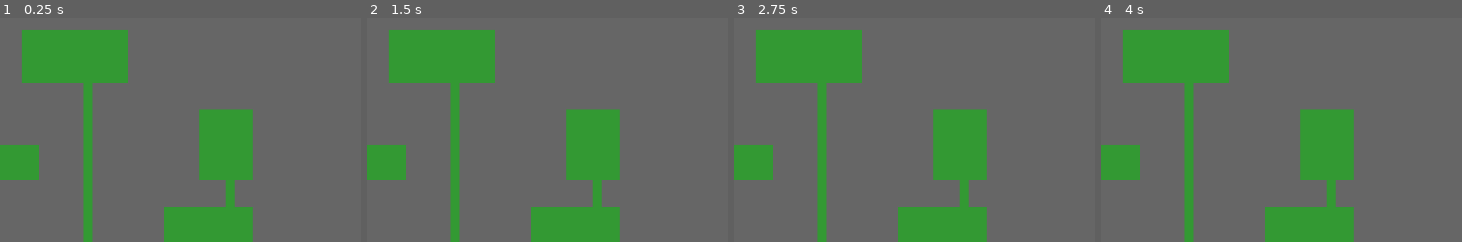
Above: before the commit, frames 1-4 (left to right).
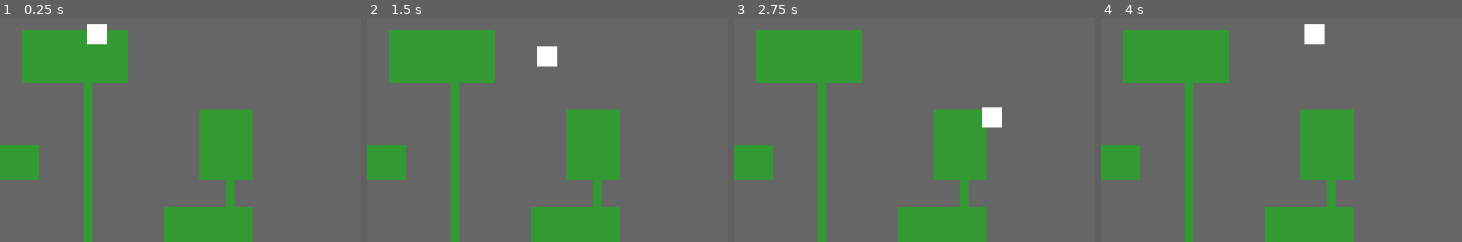
Above: after the commit, the same moments.

Repository: cleverLucky/Rogue
Game: Godot game, scene res://scenes/main.tscn
Two runs of this game, one before a commit and one after it. Both use one fixed random seed, a clock stepped at 60 frames per second and the inputs below. The project has no main scene, so this scene is started directly.
Inputs (mouse positions are % of the whole screen's width and height, from its top left):
- Up to frame 1 (0.25 s): no input
- Up to frame 2 (1.5 s): tap Enter at 0.5 s; move the mouse to (74, 45) at 0.52 s; hold Right (ui_right) 0.53-1.28 s; move the mouse to (28, 55) at 1.27 s; hold Down (ui_down) from 1.28 s (still down)
- Up to frame 3 (2.75 s): move the mouse to (61, 28) at 2.02 s; release Down (ui_down) at 2.03 s; hold Right (ui_right) from 2.03 s (still down)
- Up to frame 4 (4 s): move the mouse to (44, 70) at 2.77 s; release Right (ui_right) at 2.78 s; hold Up (ui_up) 2.78-3.53 s; move the mouse to (83, 65) at 3.52 s; hold Left (ui_left) from 3.53 s (still down)
The pictures show only the part of the screen within x 36-86%, y 0-50%; the shares and areas given below are measured in that part.

The runs differ from the first frame. In frame 1, 0.5% of the frame differs, in the area x 24-30%, y 2-13%; in frame 2, 0.5%, in the area x 47-53%, y 12-22%; in frame 3, 0.5%; in frame 4, 0.5%.

Commit message:
人物做白点但是没设置碰撞

Diff:
--- /dev/null
+++ b/assets/dungeon_tileset.tres
@@ -0,0 +1,75 @@
+[gd_resource type="TileSet" load_steps=3 format=3 uid="uid://bjqemagjqpq1v"]
+
+[ext_resource type="Texture2D" uid="uid://d3nvlxwaifuef" path="res://assets/dungeon_tileset.png" id="1_xeojp"]
+
+[sub_resource type="TileSetAtlasSource" id="TileSetAtlasSource_xeojp"]
+texture = ExtResource("1_xeojp")
+0:0/0 = 0
+1:0/0 = 0
+2:0/0 = 0
+3:0/0 = 0
+4:0/0 = 0
+5:0/0 = 0
+6:0/0 = 0
+7:0/0 = 0
+8:0/0 = 0
+9:0/0 = 0
+0:1/0 = 0
+1:1/0 = 0
+2:1/0 = 0
+3:1/0 = 0
+4:1/0 = 0
+5:1/0 = 0
+6:1/0 = 0
+7:1/0 = 0
+8:1/0 = 0
+8:1/0/probability = 0.2
+9:1/0 = 0
+9:1/0/probability = 0.2
+0:2/0 = 0
+1:2/0 = 0
+1:2/0/probability = 0.2
+2:2/0 = 0
+3:2/0 = 0
+4:2/0 = 0
+5:2/0 = 0
+6:2/0 = 0
+7:2/0 = 0
+8:2/0 = 0
+9:2/0 = 0
+10:2/0 = 0
+0:3/0 = 0
+1:3/0 = 0
+2:3/0 = 0
+3:3/0 = 0
+4:3/0 = 0
+5:3/0 = 0
+6:3/0 = 0
+7:3/0 = 0
+8:3/0 = 0
+8:3/0/probability = 0.2
+9:3/0 = 0
+10:3/0 = 0
+10:3/0/probability = 0.2
+4:4/0 = 0
+5:4/0 = 0
+6:4/0 = 0
+6:4/0/probability = 0.2
+7:4/0 = 0
+7:4/0/probability = 0.2
+8:4/0 = 0
+8:4/0/probability = 0.2
+0:5/0 = 0
+1:5/0 = 0
+2:5/0 = 0
+3:5/0 = 0
+4:5/0 = 0
+0:6/0 = 0
+1:6/0 = 0
+2:6/0 = 0
+3:6/0 = 0
+4:6/0 = 0
+
+[resource]
+physics_layer_0/collision_layer = 1
+sources/1 = SubResource("TileSetAtlasSource_xeojp")
--- a/project.godot
+++ b/project.godot
@@ -17,3 +17,34 @@
 [dotnet]
 
 project/assembly_name="Rogue"
+
+[input]
+
+up={
+"deadzone": 0.2,
+"events": [Object(InputEventKey,"resource_local_to_scene":false,"resource_name":"","device":-1,"window_id":0,"alt_pressed":false,"shift_pressed":false,"ctrl_pressed":false,"meta_pressed":false,"pressed":false,"keycode":0,"physical_keycode":87,"key_label":0,"unicode":119,"location":0,"echo":false,"script":null)
+, Object(InputEventKey,"resource_local_to_scene":false,"resource_name":"","device":-1,"window_id":0,"alt_pressed":false,"shift_pressed":false,"ctrl_pressed":false,"meta_pressed":false,"pressed":false,"keycode":0,"physical_keycode":4194320,"key_label":0,"unicode":0,"location":0,"echo":false,"script":null)
+]
+}
+down={
+"deadzone": 0.2,
+"events": [Object(InputEventKey,"resource_local_to_scene":false,"resource_name":"","device":-1,"window_id":0,"alt_pressed":false,"shift_pressed":false,"ctrl_pressed":false,"meta_pressed":false,"pressed":false,"keycode":0,"physical_keycode":83,"key_label":0,"unicode":115,"location":0,"echo":false,"script":null)
+, Object(InputEventKey,"resource_local_to_scene":false,"resource_name":"","device":-1,"window_id":0,"alt_pressed":false,"shift_pressed":false,"ctrl_pressed":false,"meta_pressed":false,"pressed":false,"keycode":0,"physical_keycode":4194322,"key_label":0,"unicode":0,"location":0,"echo":false,"script":null)
+]
+}
+left={
+"deadzone": 0.2,
+"events": [Object(InputEventKey,"resource_local_to_scene":false,"resource_name":"","device":-1,"window_id":0,"alt_pressed":false,"shift_pressed":false,"ctrl_pressed":false,"meta_pressed":false,"pressed":false,"keycode":0,"physical_keycode":65,"key_label":0,"unicode":97,"location":0,"echo":false,"script":null)
+, Object(InputEventKey,"resource_local_to_scene":false,"resource_name":"","device":-1,"window_id":0,"alt_pressed":false,"shift_pressed":false,"ctrl_pressed":false,"meta_pressed":false,"pressed":false,"keycode":0,"physical_keycode":4194319,"key_label":0,"unicode":0,"location":0,"echo":false,"script":null)
+]
+}
+right={
+"deadzone": 0.2,
+"events": [Object(InputEventKey,"resource_local_to_scene":false,"resource_name":"","device":-1,"window_id":0,"alt_pressed":false,"shift_pressed":false,"ctrl_pressed":false,"meta_pressed":false,"pressed":false,"keycode":0,"physical_keycode":68,"key_label":0,"unicode":100,"location":0,"echo":false,"script":null)
+, Object(InputEventKey,"resource_local_to_scene":false,"resource_name":"","device":-1,"window_id":0,"alt_pressed":false,"shift_pressed":false,"ctrl_pressed":false,"meta_pressed":false,"pressed":false,"keycode":0,"physical_keycode":4194321,"key_label":0,"unicode":0,"location":0,"echo":false,"script":null)
+]
+}
+
+[layer_names]
+
+2d_physics/layer_1="Ground"
--- /dev/null
+++ b/scenes/dungeon_base.tscn
@@ -0,0 +1,8 @@
+[gd_scene load_steps=2 format=3 uid="uid://lavqrdlmr0u3"]
+
+[ext_resource type="TileSet" uid="uid://bjqemagjqpq1v" path="res://assets/dungeon_tileset.tres" id="1_mxbiy"]
+
+[node name="Node2D" type="Node2D"]
+
+[node name="Ground" type="TileMapLayer" parent="."]
+tile_set = ExtResource("1_mxbiy")
--- a/scenes/player.tscn
+++ b/scenes/player.tscn
@@ -1,19 +1,8 @@
-[gd_scene load_steps=2 format=3 uid="uid://player"]
+[gd_scene load_steps=2 format=3 uid="uid://xym3d5ct5c6"]
 
-[ext_resource type="Script" path="res://scripts/player.gd" id="1"]
+[ext_resource type="Script" uid="uid://djqrftf03pld1" path="res://scripts/player.gd" id="1"]
 
-[node name="Player" type="CharacterBody2D"]
-collision_layer = 1
-collision_mask = 1
+[node name="player" type="CharacterBody2D"]
 script = ExtResource("1")
 
 [node name="Sprite2D" type="Sprite2D" parent="."]
-scale = Vector2(1.5, 1.5)
-texture = ExtResource("2")
-
-[node name="CollisionShape2D" type="CollisionShape2D" parent="."]
-shape = SubResource("CircleShape2D_1")
-
-[sub_resource type="CircleShape2D" id="CircleShape2D_1"]
-resource_name = "CircleShape2D_1"
-radius = 10.0
--- a/scripts/DungeonGenerator.gd
+++ b/scripts/DungeonGenerator.gd
@@ -89,7 +89,7 @@
 	var tileset = TileSet.new()
 	tilemap.tile_set = tileset
 
-	# 地板（绿色）
+	# 地板 source 0
 	var floor_source = TileSetAtlasSource.new()
 	var floor_texture = create_colored_texture(Color(0.2, 0.6, 0.2))
 	floor_source.texture = floor_texture
@@ -97,13 +97,16 @@
 	floor_source.create_tile(Vector2i(0, 0))
 	tileset.add_source(floor_source, 0)
 
-	# 墙（灰色）
+	# 墙 source 1（先不加碰撞）
 	var wall_source = TileSetAtlasSource.new()
 	var wall_texture = create_colored_texture(Color(0.4, 0.4, 0.4))
 	wall_source.texture = wall_texture
 	wall_source.texture_region_size = Vector2i(tile_size, tile_size)
 	wall_source.create_tile(Vector2i(0, 0))
 	tileset.add_source(wall_source, 1)
+
+	# 暂时不加任何碰撞代码
+
 
 # 绘制整个地牢
 func draw_dungeon():
@@ -144,12 +147,37 @@
 
 # 生成玩家（使用预制场景）
 func create_player():
-	var player_scene = load("res://scenes/player.tscn")
+	var path = "res://scenes/player.tscn"  # ← 先确认这个路径是否正确
+
+	var player_scene = load(path)
 	if player_scene == null:
-		printerr("错误：找不到 res://scenes/player.tscn")
+		printerr("【严重错误】找不到玩家场景！")
+		printerr("尝试加载的路径: " + path)
+		printerr("请检查以下内容：")
+		printerr("1. 文件是否存在？")
+		printerr("2. 文件名大小写是否正确？（Godot 区分大小写）")
+		printerr("3. 是否在 scenes 文件夹下？")
+
+		# 自动打印 scenes 文件夹里所有文件，帮助你排查
+		var dir = DirAccess.open("res://scenes")
+		if dir:
+			printerr("当前 res://scenes 文件夹内容：")
+			dir.list_dir_begin()
+			var file_name = dir.get_next()
+			while file_name != "":
+				if !dir.current_is_dir():
+					printerr("  - " + file_name)
+					file_name = dir.get_next()
+				else:
+					printerr("无法打开 res://scenes 文件夹！")
+
+		return  # 直接返回，避免后续崩溃
+
+	var player = player_scene.instantiate()
+	if player == null:
+		printerr("玩家场景加载成功，但 instantiate() 失败！可能是场景内部配置错误")
 		return
 
-	var player = player_scene.instantiate()
 	player.global_position = find_random_floor_position()
 	add_child(player)
 	print("✅ 玩家已创建！位置:", player.global_position)
--- a/scripts/player.gd
+++ b/scripts/player.gd
@@ -6,18 +6,32 @@
 var health = 100
 
 func _ready():
+	collision_layer = 1
+	collision_mask = 1
 	print("👤 玩家已就绪！血量:", health)
-	add_to_group("player")  # 让敌人能找到玩家
+	add_to_group("player")
+
+    # 安全创建白色方块
+	var sprite = $Sprite2D
+	if sprite == null:
+		printerr("错误：player.tscn 里没有 Sprite2D 节点！")
+		return
+
+	var img = Image.create(24, 24, false, Image.FORMAT_RGBA8)
+	img.fill(Color.WHITE)
+	sprite.texture = ImageTexture.create_from_image(img)
+	sprite.scale = Vector2(1.5, 1.5)
+	print("白色方块纹理已动态创建")
 
 func _physics_process(delta):
 	# WASD 或方向键移动
-	var input_dir = Input.get_vector("ui_left", "ui_right", "ui_up", "ui_down")
+	var input_dir = Input.get_vector("left", "right", "up", "down")
 	velocity = input_dir * SPEED
 	move_and_slide()  # 自动碰撞墙壁
 
 	# 面向鼠标（增加沉浸感）
-	if get_global_mouse_position() != global_position:
-		look_at(get_global_mouse_position())
+	# if get_global_mouse_position() != global_position:
+	# 	look_at(get_global_mouse_position())
 
 func take_damage(amount: int):
 	health -= amount
Binary file added: assets/dungeon_tileset.png
Not shown, added: assets/dungeon_tileset.png.import
